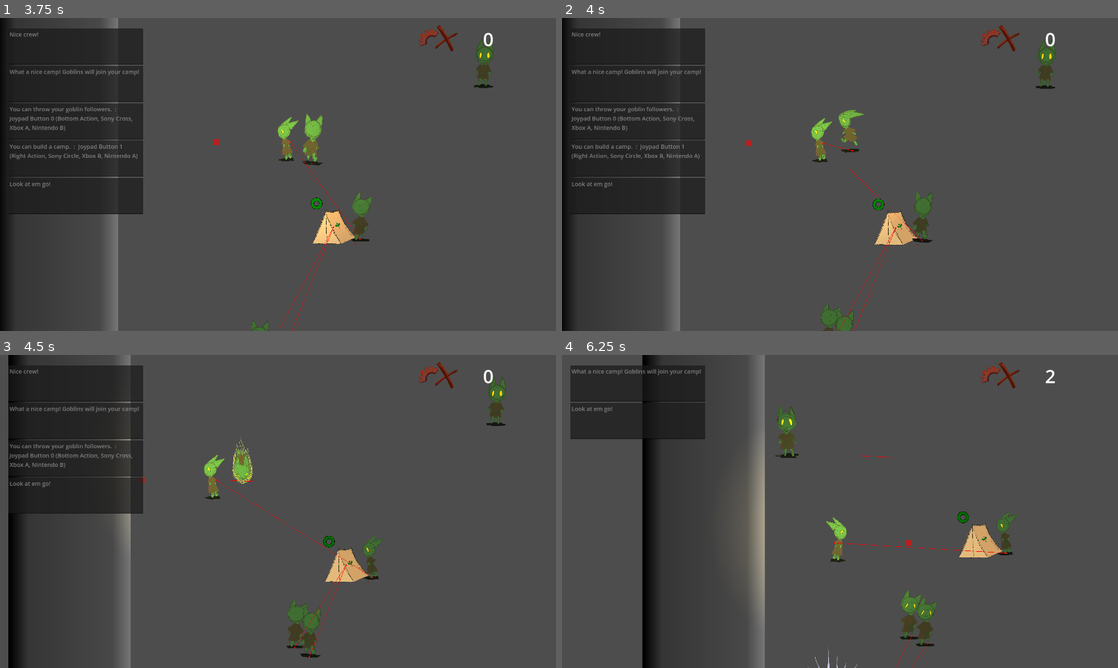
Above: before the commit, frames 1-4 (two rows, left to right).
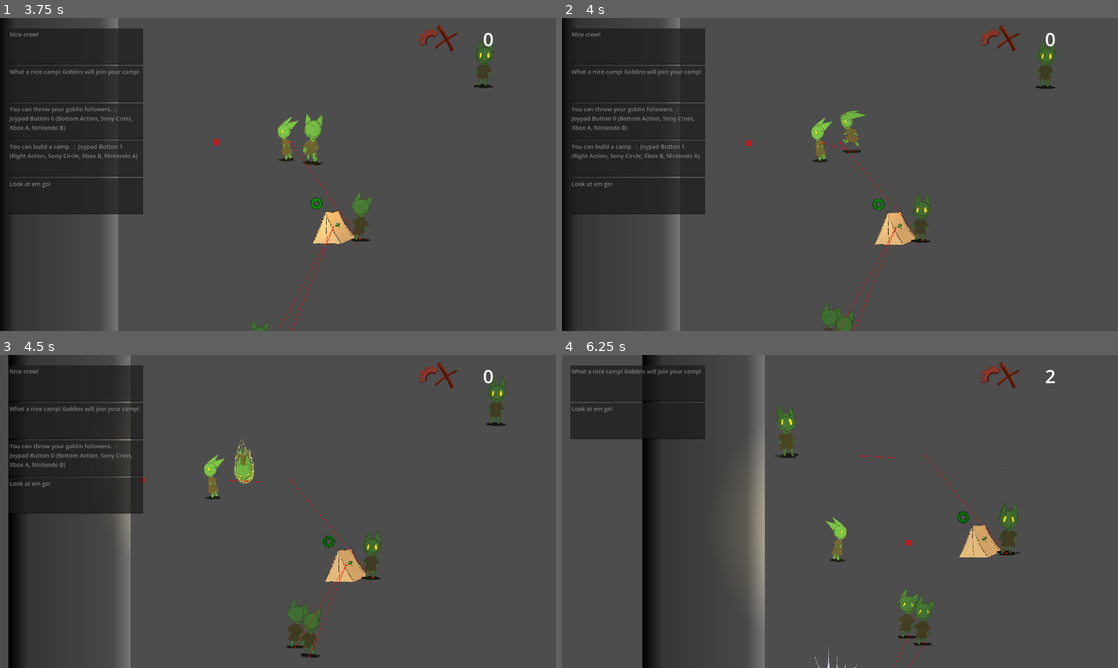
Above: after the commit, the same moments.

Repository: loteque/GoblinGame
Game: Godot game, scene res://main.tscn
Same seed, same stepped clock (60 frames per second), same inputs: the game is played once before the commit and once after it.
Inputs (mouse positions are in pixels of both pictures, inside the frame that each line leads up to):
- Up to frame 1 (3.75 s): move the mouse to (400, 158) at 0.52 s; hold D (right) 0.53-1.28 s; hold Shift (call) 0.53-1.28 s; click (400, 158) at 0.67 s; move the mouse to (166, 190) at 1.27 s; hold S (down) 1.28-2.03 s; tap one key every 0.75 s from 1.35 s: G (place) Space (throw) Shift (call) G (place); move the mouse to (333, 105) at 2.02 s; hold D (right) 2.03-2.78 s; move the mouse to (250, 237) at 2.77 s; hold W (up) 2.78-3.53 s; click (250, 237) at 2.92 s; move the mouse to (444, 221) at 3.52 s; hold A (left) from 3.53 s (still down)
- Up to frame 2 (4 s): keep holding A (left)
- Up to frame 3 (4.5 s): keep holding A (left); move the mouse to (111, 464) at 4.27 s; tap Space (throw) at 4.35 s
- Up to frame 4 (6.25 s): move the mouse to (867, 511) at 5.02 s; release A (left) at 5.03 s; hold S (down) 5.03-5.78 s; hold Shift (call) 5.03-5.78 s; click (867, 511) at 5.17 s; move the mouse to (756, 433) at 5.77 s; hold D (right) from 5.78 s (still down); tap G (place) at 5.85 s

Frame 1 is identical in both runs. In frame 2, 0.4% of the frame differs, in the area x 48-67%, y 29-72%; in frame 3, 0.5%; in frame 4, 0.9%, in the area x 38-83%, y 16-100%.

Commit message:
makes goblin stop following
Closes #183

Diff:
--- a/project/goblin_call_area.gd
+++ b/project/goblin_call_area.gd
@@ -12,11 +12,16 @@
 @onready var call_range_indicator_timer = %CallRangeIndicatorTimer
 
 func _ready():
+    body_exited.connect(_on_body_exited)
     call_range_indicator.visible = false
 
 func _input(event):
     if event.is_action_pressed("call"):
         call_goblins()
+
+func _on_body_exited(body):
+    if body.is_in_group("NPC") and leader == body.player:
+        body.unfollow(leader)
 
 func get_followers():
     return followers
